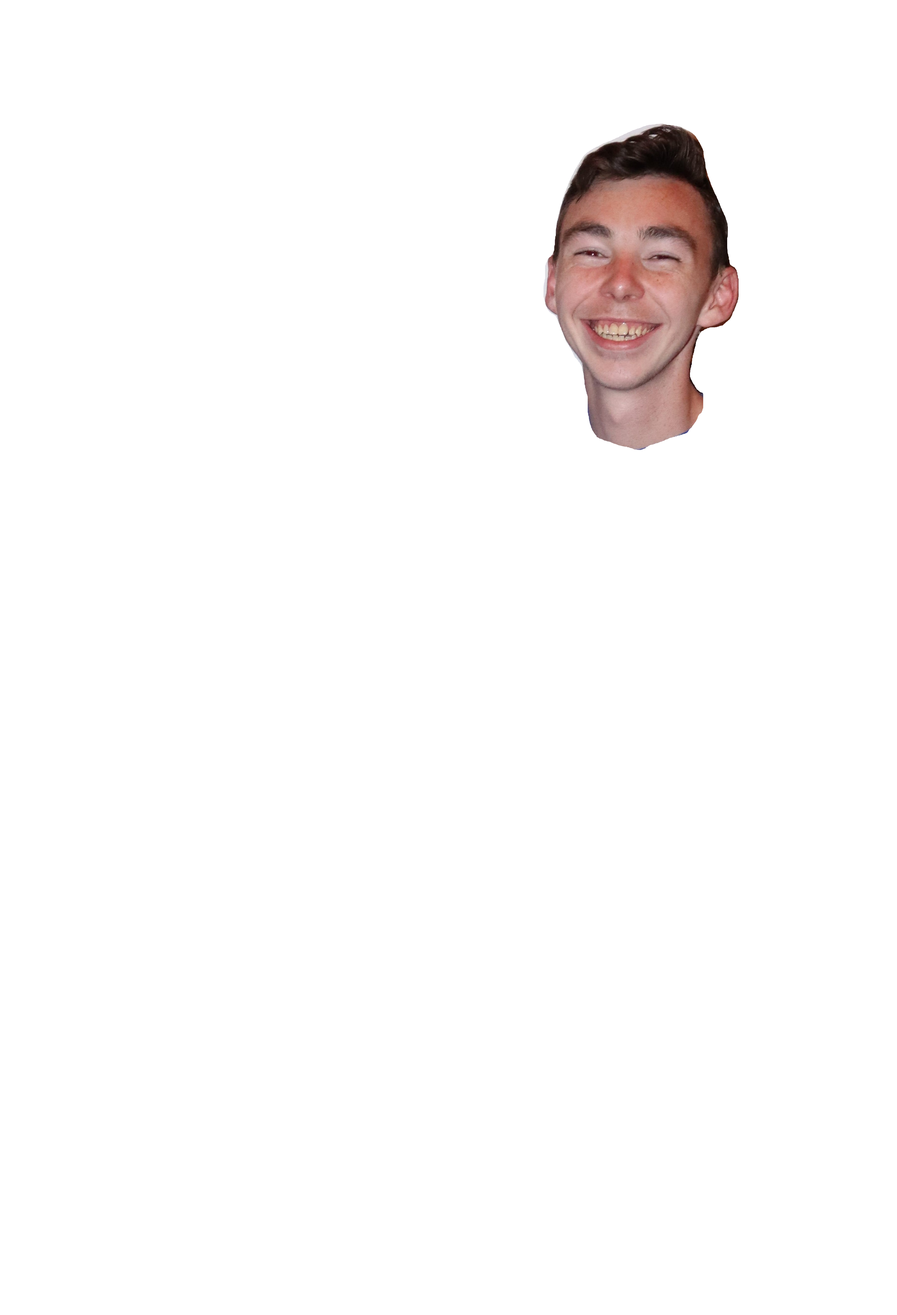
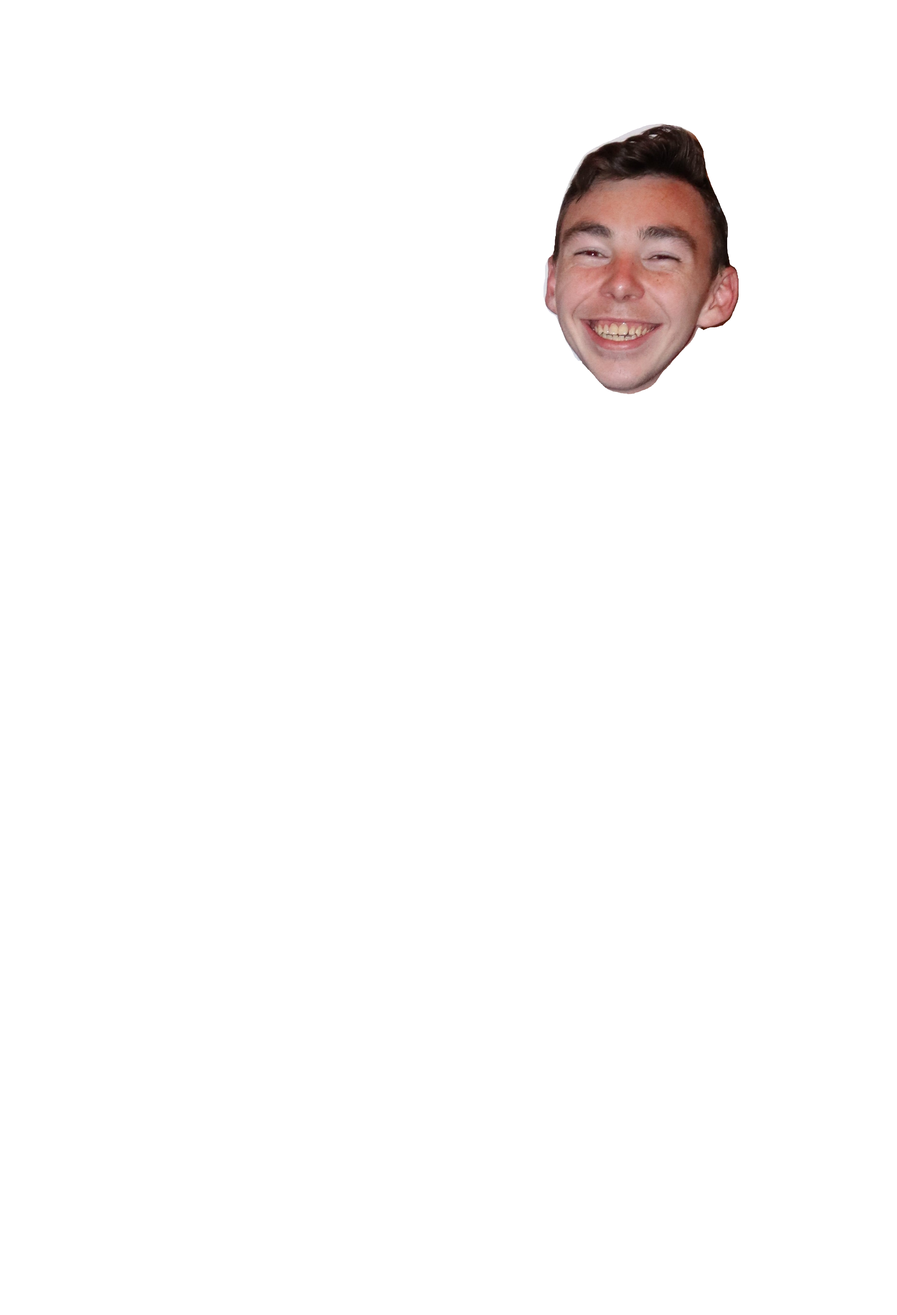
Layered file, before and after one edit (897x1315). Changes by layer:
painted on "Layer 0" over box(578, 327, 705, 450)
